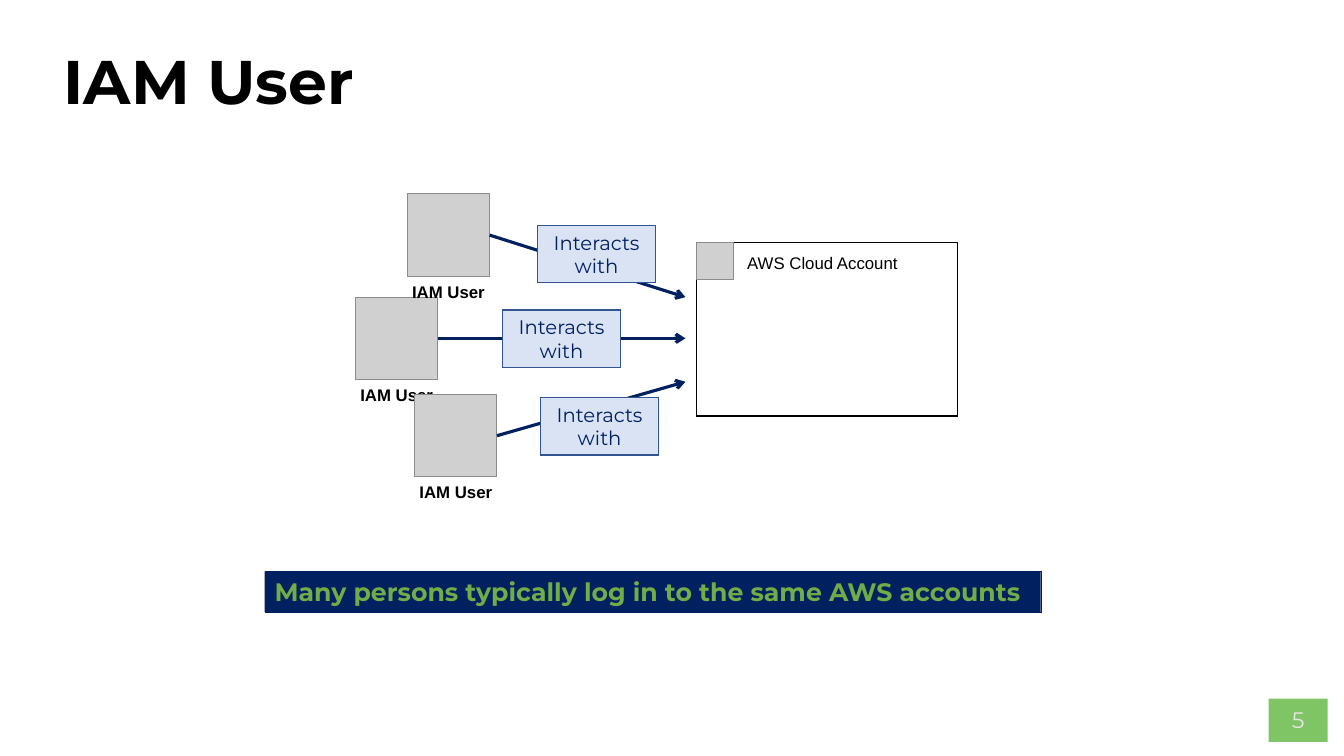
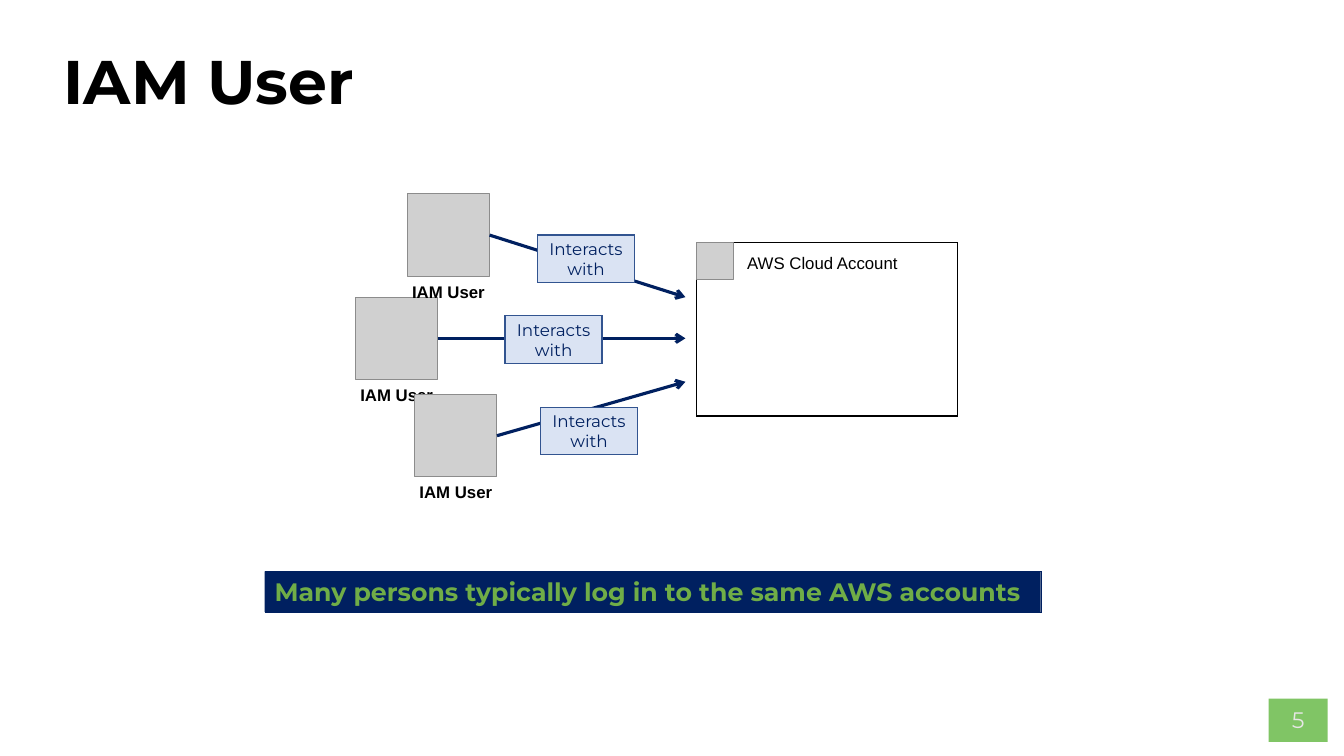
Before and after one commit to AWS-Competence-Group/sessions, a slide deck: slide 5 of 02-identity-and-access-management/02-identity-and-access-management.pptx. Drawn at 1344x756 pixels with LibreOffice and Linux fonts; fonts in the diff are those of the drawing; grey boxes stand for pictures; background and template pictures are left out. Boxes give left, top, right and bottom in pixels: in the first picture for what was removed or moved away, otherwise in the second. Text is boxed around its words. In the diff, an @@ line names an element or a change of style, - is before the commit and + after.

```diff
--- a/02-identity-and-access-management/02-identity-and-access-management.pptx
+++ b/02-identity-and-access-management/02-identity-and-access-management.pptx
@@ rectangle "Interacts with": place and size @@
-rectangle "Interacts with" at <box>537,226,655,283</box>
+rectangle "Interacts with" at <box>537,235,634,282</box>
@@ rectangle "Interacts with": place and size @@
-rectangle "Interacts with" at <box>503,311,621,368</box>
+rectangle "Interacts with" at <box>505,316,602,363</box>
@@ size 14 to 12 pt in 3 elements at <box>505,316,602,363</box>, <box>537,235,634,282</box>, <box>540,407,637,455</box> @@
@@ rectangle "Interacts with": place and size @@
-rectangle "Interacts with" at <box>540,397,658,455</box>
+rectangle "Interacts with" at <box>540,407,637,455</box>
```
Also in this commit, not shown: 2 other slides changed.
